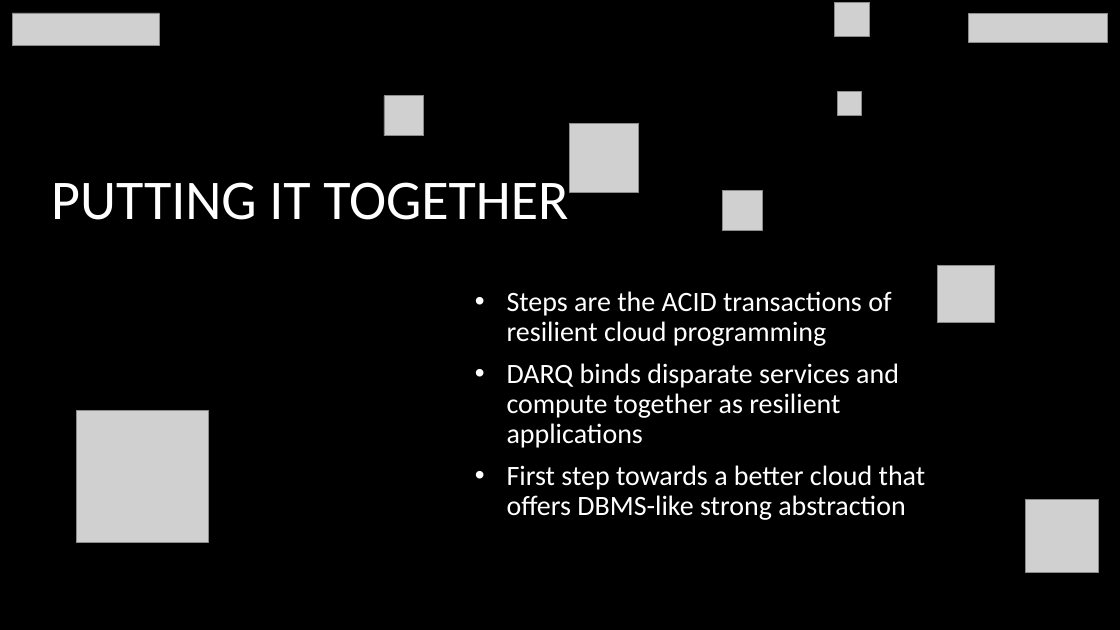
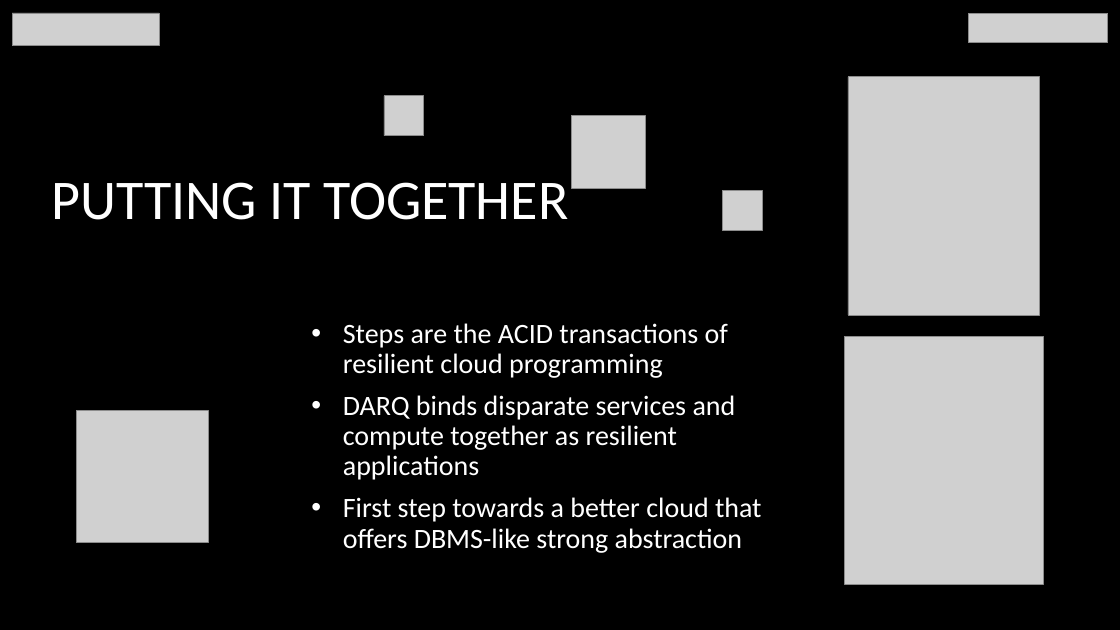
Before and after one commit to tli2/tli2.github.io, a slide deck: slide 50 of assets/DARQ-long-talk.pptx. Drawn at 1120x630 pixels with LibreOffice and Linux fonts; fonts in the diff are those of the drawing; grey boxes stand for pictures; background and template pictures are left out. Boxes give left, top, right and bottom in pixels: in the first picture for what was removed or moved away, otherwise in the second. Text is boxed around its words. In the diff, an @@ line names an element or a change of style, - is before the commit and + after.

```diff
--- a/assets/DARQ-long-talk.pptx
+++ b/assets/DARQ-long-talk.pptx
@@ picture removed at bbox=[835, 3, 870, 36] @@
@@ picture added at bbox=[848, 76, 1039, 315] @@
@@ picture: place and size @@
-picture at bbox=[1026, 499, 1099, 572]
+picture at bbox=[572, 116, 645, 189]
@@ picture removed at bbox=[838, 92, 862, 116] @@
@@ picture removed at bbox=[570, 124, 639, 192] @@
@@ picture removed at bbox=[938, 266, 995, 323] @@
@@ text "Steps are the ACID transactions ...": place and size @@
-text "Steps are the ACID transactions ..." at bbox=[507, 291, 926, 520]
+text "Steps are the ACID transactions ..." at bbox=[343, 323, 762, 553]
@@ picture added at bbox=[844, 337, 1044, 585] @@
```
